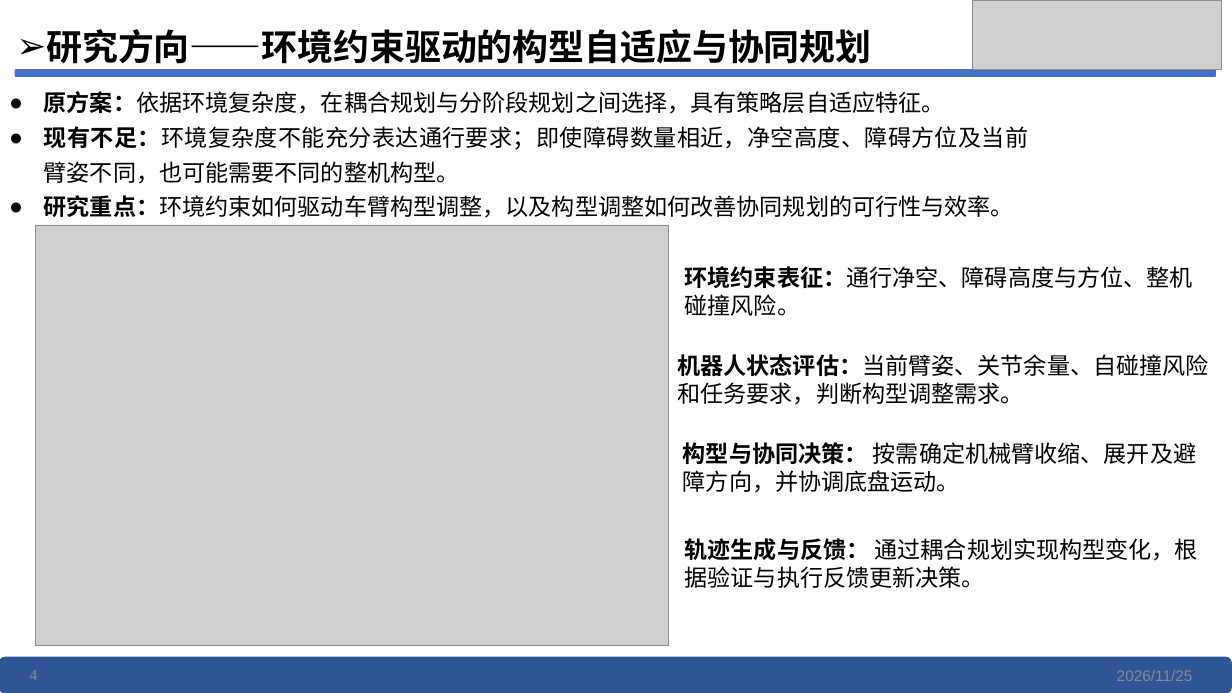
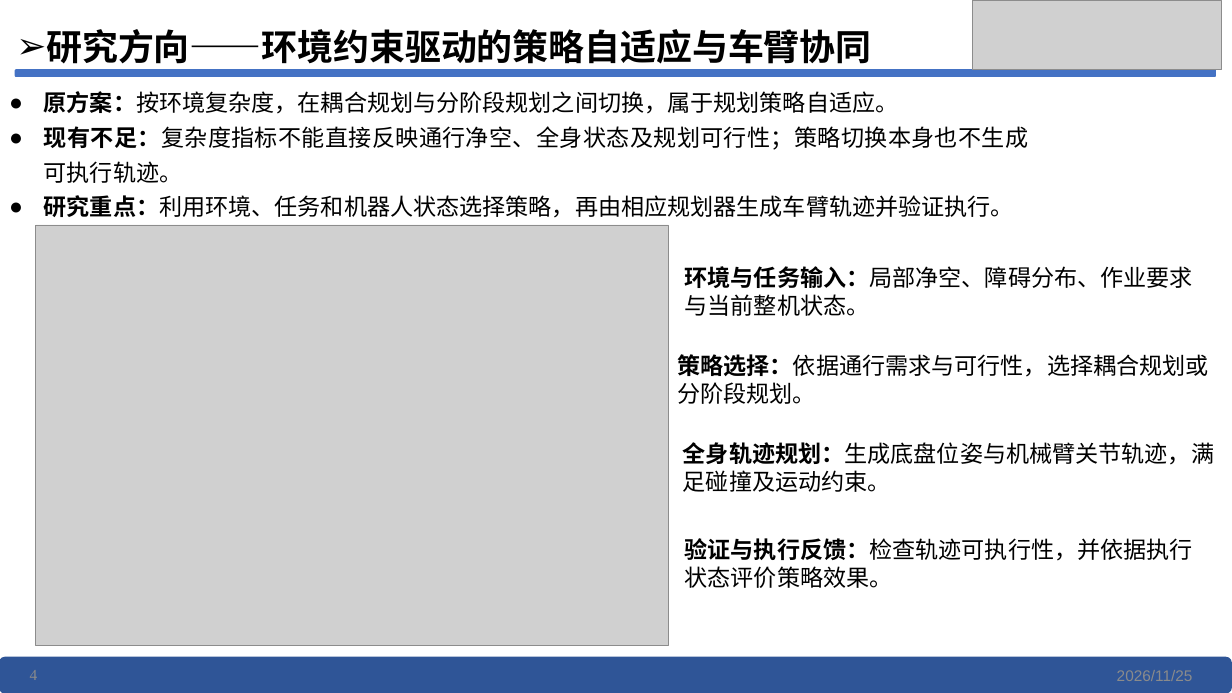
Before and after one commit to SaturdayRobot/risk_mm_ws, a slide deck: slide 4 of docs/24级王才亮20261126.pptx. Drawn at 1232x693 pixels with LibreOffice and Linux fonts; fonts in the diff are those of the drawing; grey boxes stand for pictures. Boxes give left, top, right and bottom in pixels: in the first picture for what was removed or moved away, otherwise in the second. Text is boxed around its words. In the diff, an @@ line names an element or a change of style, - is before the commit and + after.

```diff
--- a/docs/24级王才亮20261126.pptx
+++ b/docs/24级王才亮20261126.pptx
@@ text at <box>46,29,871,70</box>: text changed @@
-➢ 研究方向——环境约束驱动的构型自适应与协同规划
+➢ 研究方向——环境约束驱动的策略自适应与车臂协同
@@ text at <box>44,91,1029,218</box>: text changed @@
-● 原方案：依据环境复杂度，在耦合规划与分阶段规划之间选择，具有策略层自适应特征。
-● 现有不足：环境复杂度不能充分表达通行要求；即使障碍数量相近，净空高度、障碍方位及当前臂姿不同，也可能需要不同的整机构型。
-● 研究重点：环境约束如何驱动车臂构型调整，以及构型调整如何改善协同规划的可行性与效率。
+● 原方案：按环境复杂度，在耦合规划与分阶段规划之间切换，属于规划策略自适应。
+● 现有不足：复杂度指标不能直接反映通行净空、全身状态及规划可行性；策略切换本身也不生成可执行轨迹。
+● 研究重点：利用环境、任务和机器人状态选择策略，再由相应规划器生成车臂轨迹并验证执行。
@@ text at <box>685,266,1193,316</box>: text changed @@
-环境约束表征：通行净空、障碍高度与方位、整机碰撞风险。
+环境与任务输入：局部净空、障碍分布、作业要求与当前整机状态。
@@ text at <box>677,354,1208,404</box>: text changed @@
-机器人状态评估：当前臂姿、关节余量、自碰撞风险和任务要求，判断构型调整需求。
+策略选择：依据通行需求与可行性，选择耦合规划或分阶段规划。
@@ text at <box>683,442,1214,492</box>: text changed @@
-构型与协同决策： 按需确定机械臂收缩、展开及避障方向，并协调底盘运动。
+全身轨迹规划：生成底盘位姿与机械臂关节轨迹，满足碰撞及运动约束。
@@ text at <box>685,538,1193,588</box>: text changed @@
-轨迹生成与反馈： 通过耦合规划实现构型变化，根据验证与执行反馈更新决策。
+验证与执行反馈：检查轨迹可执行性，并依据执行状态评价策略效果。
```
Also in this commit, not shown: 20 other files.
